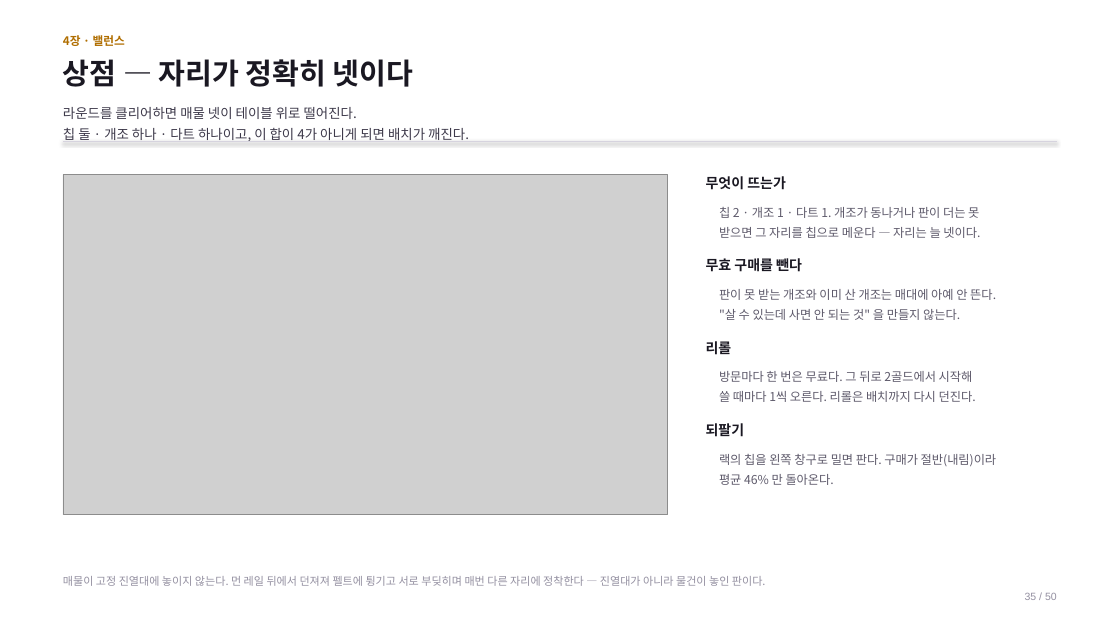
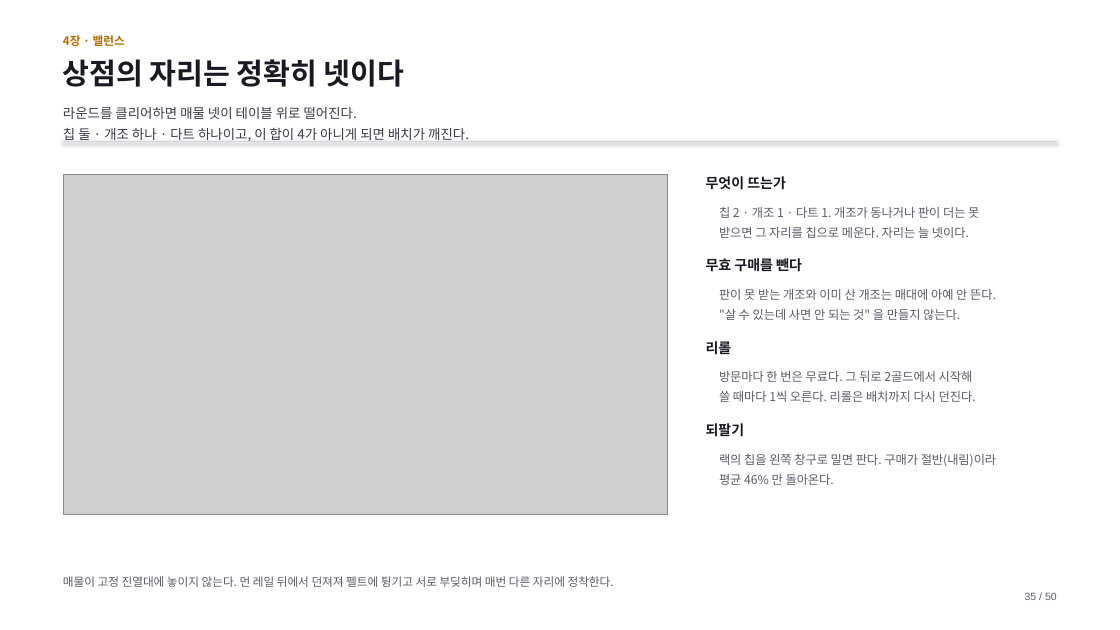
Before and after one commit to GGbong69/test-03, a slide deck: slide 35 of docs/기획서.pptx. Drawn at 1120x630 pixels with LibreOffice and Linux fonts; fonts in the diff are those of the drawing; grey boxes stand for pictures. Boxes give left, top, right and bottom in pixels: in the first picture for what was removed or moved away, otherwise in the second. Text is boxed around its words. In the diff, an @@ line names an element or a change of style, - is before the commit and + after.

```diff
--- a/docs/기획서.pptx
+++ b/docs/기획서.pptx
@@ text at [63,59,404,87]: text changed @@
-상점 — 자리가 정확히 넷이다
+상점의 자리는 정확히 넷이다
@@ text at [719,227,969,238]: text changed @@
-받으면 그 자리를 칩으로 메운다 — 자리는 늘 넷이다.
+받으면 그 자리를 칩으로 메운다. 자리는 늘 넷이다.
@@ text at [63,576,614,587]: text changed; size 9.5 to 10 pt; text colour #9490A1 to #5E5A6B @@
-매물이 고정 진열대에 놓이지 않는다. 먼 레일 뒤에서 던져져 펠트에 튕기고 서로 부딪히며 매번 다른 자리에 정착한다 — 진열대가 아니라 물건이 놓인 판이다.
+매물이 고정 진열대에 놓이지 않는다. 먼 레일 뒤에서 던져져 펠트에 튕기고 서로 부딪히며 매번 다른 자리에 정착한다.
@@ text "35 / 50" at [1025,592,1057,600]: text colour #9490A1 to #5E5A6B @@
```
Also in this commit, not shown: 49 other slides changed.
